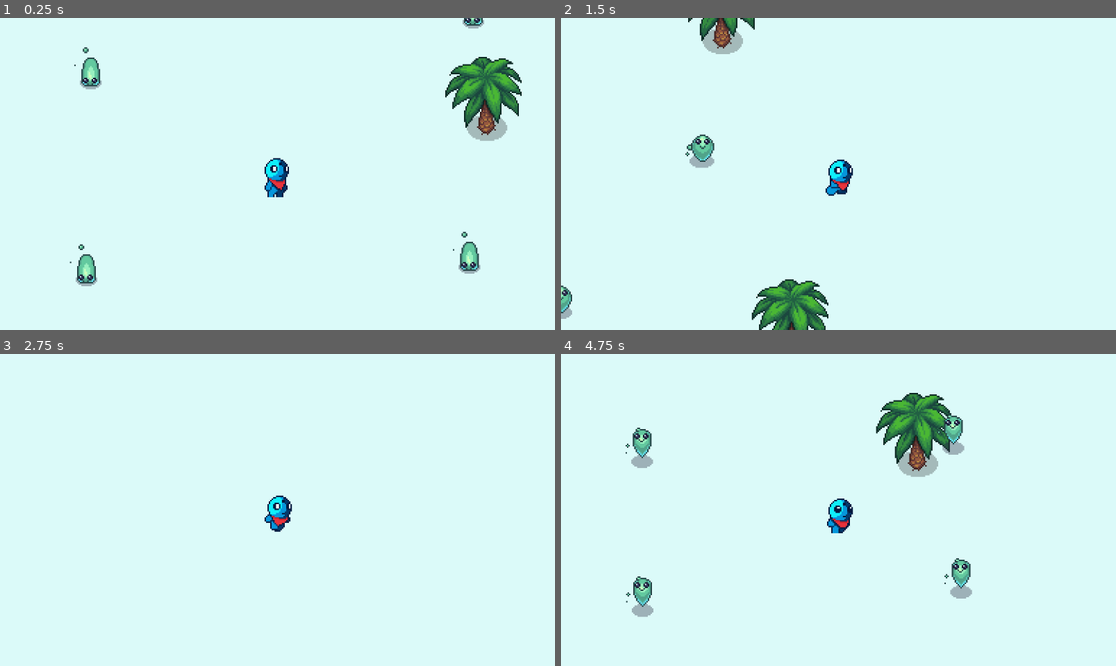
Above: before the commit, frames 1-4 (two rows, left to right).
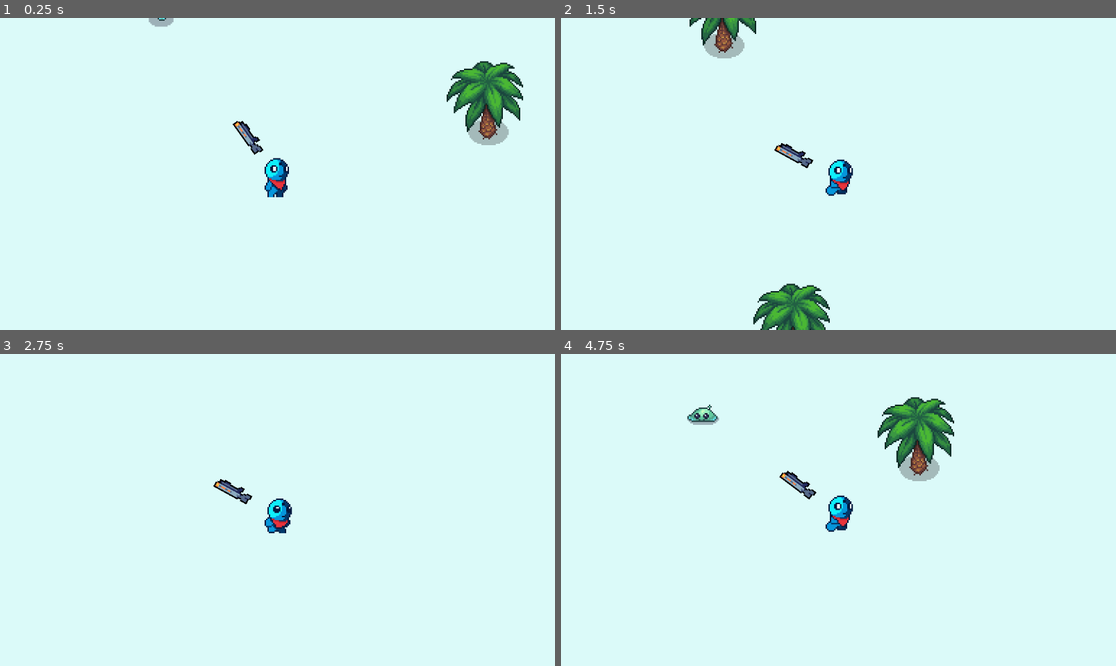
Above: after the commit, the same moments.

Repository: Omarfadalla/Survival-Extreme
Game: Godot game, scene res://Game/game.tscn
The game is run twice, just before and just after one commit, with the same random seed, the same clock (stepped at 60 frames per second) and the same inputs.
Inputs (mouse positions are in pixels of both pictures, inside the frame that each line leads up to):
- Up to frame 1 (0.25 s): no input
- Up to frame 2 (1.5 s): tap Enter at 0.5 s; move the mouse to (960, 158) at 0.52 s; hold D (move_right) 0.53-1.28 s; tap Alt at 0.6 s; click (960, 158) at 0.67 s; move the mouse to (727, 189) at 1.27 s; hold S (move_down) from 1.28 s (still down); tap Shift at 1.35 s
- Up to frame 3 (2.75 s): move the mouse to (333, 441) at 2.02 s; release S (move_down) at 2.03 s; hold D (move_right) from 2.03 s (still down); tap Alt at 2.1 s
- Up to frame 4 (4.75 s): move the mouse to (810, 572) at 2.77 s; release D (move_right) at 2.78 s; hold W (move_up) 2.78-3.53 s; tap Shift at 2.85, 4.35 s; click (810, 572) at 2.92 s; move the mouse to (1005, 556) at 3.52 s; hold Left (move_left) from 3.53 s (still down); tap Alt at 3.6 s; move the mouse to (672, 463) at 4.27 s

The runs differ from the first frame. In frame 1, 3.4% of the frame differs, in the area x 12-95%, y 0-86%; in frame 2, 2.8%; in frame 3, 0.6%; in frame 4, 4.1%, in the area x 11-75%, y 12-85%.

Commit message:
added basic bullets

Diff:
--- a/Game/game.tscn
+++ b/Game/game.tscn
@@ -17,8 +17,6 @@
 offset_bottom = 2223.0
 color = Color(0.85979646, 0.9780063, 0.9750077, 1)
 
-[node name="Player" parent="." unique_id=330361035 instance=ExtResource("1_bk3v5")]
-
 [node name="Trees" type="Node2D" parent="." unique_id=363100277]
 y_sort_enabled = true
 
@@ -35,18 +33,10 @@
 position = Vector2(193, 161)
 
 [node name="Mobs" type="Node2D" parent="." unique_id=1136592354]
+position = Vector2(-8, -4)
 
 [node name="SlimeMob" parent="Mobs" unique_id=773878757 instance=ExtResource("2_7raqb")]
-position = Vector2(-137, 70)
+position = Vector2(-77, -115)
 
-[node name="SlimeMob2" parent="Mobs" unique_id=66850247 instance=ExtResource("2_7raqb")]
-position = Vector2(-134, -71)
-
-[node name="SlimeMob3" parent="Mobs" unique_id=1461635441 instance=ExtResource("2_7raqb")]
-position = Vector2(137, 61)
-
-[node name="SlimeMob4" parent="Mobs" unique_id=946006170 instance=ExtResource("2_7raqb")]
-position = Vector2(23, 176)
-
-[node name="SlimeMob5" parent="Mobs" unique_id=1607432948 instance=ExtResource("2_7raqb")]
-position = Vector2(139, -114)
+[node name="Player" parent="." unique_id=330361035 instance=ExtResource("1_bk3v5")]
+position = Vector2(-1, -3)
--- /dev/null
+++ b/Gun/gun.gd
@@ -0,0 +1,9 @@
+extends Area2D
+
+func _physics_process(delta: float) -> void:
+
+	var enemies_in_range = get_overlapping_bodies()
+	if enemies_in_range.size() > 0:
+		var target_enemy = enemies_in_range.front()
+		look_at(target_enemy.global_position)
+	pass
--- a/Gun/gun.tscn
+++ b/Gun/gun.tscn
@@ -1,11 +1,15 @@
 [gd_scene format=3 uid="uid://dn07q3dmpeihw"]
 
 [ext_resource type="Texture2D" uid="uid://bo100woj5aboj" path="res://Guns Pack/Guns/3_1.png" id="1_n3g7m"]
+[ext_resource type="Script" uid="uid://b6m31axaw42as" path="res://Gun/gun.gd" id="1_yf33g"]
 
 [sub_resource type="CircleShape2D" id="CircleShape2D_yf33g"]
-radius = 64.0
+radius = 206.03883
 
 [node name="Gun" type="Area2D" unique_id=1102430784]
+collision_layer = 0
+collision_mask = 2
+script = ExtResource("1_yf33g")
 
 [node name="CollisionShape2D" type="CollisionShape2D" parent="." unique_id=1213584073]
 shape = SubResource("CircleShape2D_yf33g")
@@ -13,7 +17,7 @@
 [node name="Weapon Pivot" type="Marker2D" parent="." unique_id=121985510]
 
 [node name="Gun" type="Sprite2D" parent="Weapon Pivot" unique_id=982792763]
-position = Vector2(17, 0)
+position = Vector2(37, 0)
 texture = ExtResource("1_n3g7m")
 
 [node name="ShootPoint" type="Marker2D" parent="Weapon Pivot/Gun" unique_id=1966183857]
--- a/Player/player.tscn
+++ b/Player/player.tscn
@@ -1,12 +1,14 @@
 [gd_scene format=3 uid="uid://bgvp4r1wnj7qs"]
 
-[ext_resource type="Texture2D" uid="uid://cqqnntvy56csi" path="res://craftpix-net-622999-free-pixel-art-tiny-hero-sprites/1 Pink_Monster/Pink_Monster_Run_6.png" id="1_4ntmi"]
+[ext_resource type="Texture2D" uid="uid://cxj20mmjerp6v" path="res://Player Pack/1 Pink_Monster/Double_Jump_Dust_5.png" id="1_4ntmi"]
 [ext_resource type="Script" uid="uid://85nikw84yibo" path="res://Player/player.gd" id="1_btcbx"]
-[ext_resource type="Texture2D" uid="uid://bc8y68pkllrbn" path="res://craftpix-net-622999-free-pixel-art-tiny-hero-sprites/3 Dude_Monster/Dude_Monster_Idle_4.png" id="3_gwnis"]
-[ext_resource type="Texture2D" uid="uid://dhwqf20lo2aca" path="res://craftpix-net-622999-free-pixel-art-tiny-hero-sprites/3 Dude_Monster/Dude_Monster_Run_6.png" id="4_k53q1"]
+[ext_resource type="Texture2D" uid="uid://dhwqf20lo2aca" path="res://Player Pack/3 Dude_Monster/Dude_Monster_Run_6.png" id="3_gwnis"]
+[ext_resource type="Texture2D" uid="uid://bc8y68pkllrbn" path="res://Player Pack/3 Dude_Monster/Dude_Monster_Idle_4.png" id="4_k53q1"]
+[ext_resource type="PackedScene" uid="uid://dn07q3dmpeihw" path="res://Gun/gun.tscn" id="5_k53q1"]
 
-[sub_resource type="CircleShape2D" id="CircleShape2D_gwnis"]
-radius = 13.038404
+[sub_resource type="CapsuleShape2D" id="CapsuleShape2D_k53q1"]
+radius = 7.0
+height = 24.0
 
 [sub_resource type="AtlasTexture" id="AtlasTexture_gwnis"]
 atlas = ExtResource("1_4ntmi")
@@ -32,22 +34,6 @@
 atlas = ExtResource("1_4ntmi")
 region = Rect2(160, 0, 32, 32)
 
-[sub_resource type="AtlasTexture" id="AtlasTexture_x3vf3"]
-atlas = ExtResource("3_gwnis")
-region = Rect2(0, 0, 32, 32)
-
-[sub_resource type="AtlasTexture" id="AtlasTexture_apopc"]
-atlas = ExtResource("3_gwnis")
-region = Rect2(32, 0, 32, 32)
-
-[sub_resource type="AtlasTexture" id="AtlasTexture_5htga"]
-atlas = ExtResource("3_gwnis")
-region = Rect2(64, 0, 32, 32)
-
-[sub_resource type="AtlasTexture" id="AtlasTexture_p5o4e"]
-atlas = ExtResource("3_gwnis")
-region = Rect2(96, 0, 32, 32)
-
 [sub_resource type="AtlasTexture" id="AtlasTexture_gu6f8"]
 atlas = ExtResource("4_k53q1")
 region = Rect2(0, 0, 32, 32)
@@ -64,13 +50,21 @@
 atlas = ExtResource("4_k53q1")
 region = Rect2(96, 0, 32, 32)
 
-[sub_resource type="AtlasTexture" id="AtlasTexture_b1ygp"]
-atlas = ExtResource("4_k53q1")
-region = Rect2(128, 0, 32, 32)
+[sub_resource type="AtlasTexture" id="AtlasTexture_x3vf3"]
+atlas = ExtResource("3_gwnis")
+region = Rect2(0, 0, 32, 32)
 
-[sub_resource type="AtlasTexture" id="AtlasTexture_o28un"]
-atlas = ExtResource("4_k53q1")
-region = Rect2(160, 0, 32, 32)
+[sub_resource type="AtlasTexture" id="AtlasTexture_apopc"]
+atlas = ExtResource("3_gwnis")
+region = Rect2(32, 0, 32, 32)
+
+[sub_resource type="AtlasTexture" id="AtlasTexture_5htga"]
+atlas = ExtResource("3_gwnis")
+region = Rect2(64, 0, 32, 32)
+
+[sub_resource type="AtlasTexture" id="AtlasTexture_p5o4e"]
+atlas = ExtResource("3_gwnis")
+region = Rect2(96, 0, 32, 32)
 
 [sub_resource type="SpriteFrames" id="SpriteFrames_lfmf2"]
 animations = [{
@@ -99,6 +93,23 @@
 }, {
 "frames": [{
 "duration": 1.0,
+"texture": SubResource("AtlasTexture_gu6f8")
+}, {
+"duration": 1.0,
+"texture": SubResource("AtlasTexture_dkpta")
+}, {
+"duration": 1.0,
+"texture": SubResource("AtlasTexture_lfmf2")
+}, {
+"duration": 1.0,
+"texture": SubResource("AtlasTexture_pisgm")
+}],
+"loop": true,
+"name": &"idle",
+"speed": 7.0
+}, {
+"frames": [{
+"duration": 1.0,
 "texture": SubResource("AtlasTexture_x3vf3")
 }, {
 "duration": 1.0,
@@ -111,44 +122,25 @@
 "texture": SubResource("AtlasTexture_p5o4e")
 }],
 "loop": true,
-"name": &"idle",
+"name": &"walk",
 "speed": 5.0
-}, {
-"frames": [{
-"duration": 1.0,
-"texture": SubResource("AtlasTexture_gu6f8")
-}, {
-"duration": 1.0,
-"texture": SubResource("AtlasTexture_dkpta")
-}, {
-"duration": 1.0,
-"texture": SubResource("AtlasTexture_lfmf2")
-}, {
-"duration": 1.0,
-"texture": SubResource("AtlasTexture_pisgm")
-}, {
-"duration": 1.0,
-"texture": SubResource("AtlasTexture_b1ygp")
-}, {
-"duration": 1.0,
-"texture": SubResource("AtlasTexture_o28un")
-}],
-"loop": true,
-"name": &"walk",
-"speed": 7.0
 }]
 
 [node name="Player" type="CharacterBody2D" unique_id=330361035]
+safe_margin = 1.0
 script = ExtResource("1_btcbx")
 
+[node name="Gun" parent="." unique_id=1102430784 instance=ExtResource("5_k53q1")]
+position = Vector2(2, 4)
+
 [node name="CollisionShape2D" type="CollisionShape2D" parent="." unique_id=1054598013]
-position = Vector2(1, 4)
-shape = SubResource("CircleShape2D_gwnis")
+position = Vector2(1, 3)
+shape = SubResource("CapsuleShape2D_k53q1")
 
 [node name="AnimatedSprite2D" type="AnimatedSprite2D" parent="." unique_id=1143355259]
 sprite_frames = SubResource("SpriteFrames_lfmf2")
 animation = &"walk"
-frame_progress = 0.72983414
+frame_progress = 0.9132207
 
 [node name="Camera2D" type="Camera2D" parent="." unique_id=1060381839]
 zoom = Vector2(3, 3)
--- /dev/null
+++ b/bullet.gd
@@ -0,0 +1,9 @@
+extends Area2D
+
+
+func _physics_process(delta: float) -> void:
+
+	var direction  = Vector2.RIGHT.rotated(rotation)
+	position += direction * 1200 * delta
+
+	pass
--- /dev/null
+++ b/bullet/bullet.tscn
@@ -0,0 +1,21 @@
+[gd_scene format=3 uid="uid://fixn6w5qgum8"]
+
+[ext_resource type="Script" uid="uid://cb8272wuuf6ja" path="res://bullet.gd" id="1_6wip1"]
+[ext_resource type="Texture2D" uid="uid://ccl4aih0aiu0c" path="res://Guns Pack/Bullets/7.png" id="2_0qjqd"]
+
+[sub_resource type="RectangleShape2D" id="RectangleShape2D_xvnxm"]
+size = Vector2(16, 10)
+
+[node name="bullet" type="Area2D" unique_id=252326326]
+collision_layer = 0
+collision_mask = 3
+script = ExtResource("1_6wip1")
+
+[node name="CollisionShape2D" type="CollisionShape2D" parent="." unique_id=1874246156]
+position = Vector2(0, 1)
+shape = SubResource("RectangleShape2D_xvnxm")
+
+[node name="Projectile" type="Sprite2D" parent="." unique_id=190981090]
+position = Vector2(-4.7683716e-07, 0.9999999)
+scale = Vector2(4.062501, 3.2083333)
+texture = ExtResource("2_0qjqd")
--- a/mobs/slime_mob.tscn
+++ b/mobs/slime_mob.tscn
@@ -1,159 +1,83 @@
 [gd_scene format=3 uid="uid://jor3sqptid6n"]
 
 [ext_resource type="Script" uid="uid://dsf5bvbc7pbju" path="res://slime_mob.gd" id="1_woyny"]
-[ext_resource type="Texture2D" uid="uid://dflq7kwu5qbe7" path="res://craftpix-net-788364-free-slime-mobs-pixel-art-top-down-sprite-pack/PNG/Slime1/With_shadow/Slime1_Hurt_with_shadow.png" id="2_3ikcr"]
-[ext_resource type="Texture2D" uid="uid://cxvijw3ohym3w" path="res://craftpix-net-788364-free-slime-mobs-pixel-art-top-down-sprite-pack/PNG/Slime1/With_shadow/Slime1_Idle_with_shadow.png" id="3_1q77l"]
-[ext_resource type="Texture2D" uid="uid://bvw521glbr3nh" path="res://craftpix-net-788364-free-slime-mobs-pixel-art-top-down-sprite-pack/PNG/Slime1/With_shadow/Slime1_Run_with_shadow.png" id="4_os2n2"]
+[ext_resource type="Texture2D" uid="uid://dflq7kwu5qbe7" path="res://Slimes Pack/PNG/Slime1/With_shadow/Slime1_Hurt_with_shadow.png" id="2_woyny"]
+[ext_resource type="Texture2D" uid="uid://cxvijw3ohym3w" path="res://Slimes Pack/PNG/Slime1/With_shadow/Slime1_Idle_with_shadow.png" id="3_3ikcr"]
+[ext_resource type="Texture2D" uid="uid://bvw521glbr3nh" path="res://Slimes Pack/PNG/Slime1/With_shadow/Slime1_Run_with_shadow.png" id="4_woyny"]
 
 [sub_resource type="CircleShape2D" id="CircleShape2D_fsqph"]
-radius = 8.0
+radius = 12.0
 
 [sub_resource type="AtlasTexture" id="AtlasTexture_iv3hr"]
-atlas = ExtResource("2_3ikcr")
+atlas = ExtResource("2_woyny")
+region = Rect2(0, 0, 80, 64)
+
+[sub_resource type="AtlasTexture" id="AtlasTexture_fllxl"]
+atlas = ExtResource("2_woyny")
+region = Rect2(80, 0, 80, 64)
+
+[sub_resource type="AtlasTexture" id="AtlasTexture_msksw"]
+atlas = ExtResource("2_woyny")
+region = Rect2(160, 0, 80, 64)
+
+[sub_resource type="AtlasTexture" id="AtlasTexture_63opr"]
+atlas = ExtResource("2_woyny")
+region = Rect2(240, 0, 80, 64)
+
+[sub_resource type="AtlasTexture" id="AtlasTexture_6ulrb"]
+atlas = ExtResource("3_3ikcr")
 region = Rect2(0, 0, 64, 64)
 
-[sub_resource type="AtlasTexture" id="AtlasTexture_fllxl"]
-atlas = ExtResource("2_3ikcr")
+[sub_resource type="AtlasTexture" id="AtlasTexture_0tdje"]
+atlas = ExtResource("3_3ikcr")
 region = Rect2(64, 0, 64, 64)
 
-[sub_resource type="AtlasTexture" id="AtlasTexture_msksw"]
-atlas = ExtResource("2_3ikcr")
+[sub_resource type="AtlasTexture" id="AtlasTexture_bwa70"]
+atlas = ExtResource("3_3ikcr")
 region = Rect2(128, 0, 64, 64)
 
-[sub_resource type="AtlasTexture" id="AtlasTexture_63opr"]
-atlas = ExtResource("2_3ikcr")
+[sub_resource type="AtlasTexture" id="AtlasTexture_k7ihm"]
+atlas = ExtResource("3_3ikcr")
 region = Rect2(192, 0, 64, 64)
 
-[sub_resource type="AtlasTexture" id="AtlasTexture_6ulrb"]
-atlas = ExtResource("2_3ikcr")
+[sub_resource type="AtlasTexture" id="AtlasTexture_ldmdl"]
+atlas = ExtResource("3_3ikcr")
 region = Rect2(256, 0, 64, 64)
 
-[sub_resource type="AtlasTexture" id="AtlasTexture_0tdje"]
-atlas = ExtResource("3_1q77l")
+[sub_resource type="AtlasTexture" id="AtlasTexture_63hnk"]
+atlas = ExtResource("3_3ikcr")
+region = Rect2(320, 0, 64, 64)
+
+[sub_resource type="AtlasTexture" id="AtlasTexture_3ikcr"]
+atlas = ExtResource("4_woyny")
 region = Rect2(0, 0, 64, 64)
 
-[sub_resource type="AtlasTexture" id="AtlasTexture_bwa70"]
-atlas = ExtResource("3_1q77l")
+[sub_resource type="AtlasTexture" id="AtlasTexture_1q77l"]
+atlas = ExtResource("4_woyny")
 region = Rect2(64, 0, 64, 64)
 
-[sub_resource type="AtlasTexture" id="AtlasTexture_k7ihm"]
-atlas = ExtResource("3_1q77l")
+[sub_resource type="AtlasTexture" id="AtlasTexture_os2n2"]
+atlas = ExtResource("4_woyny")
 region = Rect2(128, 0, 64, 64)
 
-[sub_resource type="AtlasTexture" id="AtlasTexture_ldmdl"]
-atlas = ExtResource("3_1q77l")
+[sub_resource type="AtlasTexture" id="AtlasTexture_fsqph"]
+atlas = ExtResource("4_woyny")
 region = Rect2(192, 0, 64, 64)
 
-[sub_resource type="AtlasTexture" id="AtlasTexture_63hnk"]
-atlas = ExtResource("3_1q77l")
+[sub_resource type="AtlasTexture" id="AtlasTexture_000lt"]
+atlas = ExtResource("4_woyny")
 region = Rect2(256, 0, 64, 64)
 
-[sub_resource type="AtlasTexture" id="AtlasTexture_p3d3w"]
-atlas = ExtResource("3_1q77l")
+[sub_resource type="AtlasTexture" id="AtlasTexture_eiobt"]
+atlas = ExtResource("4_woyny")
 region = Rect2(320, 0, 64, 64)
 
-[sub_resource type="AtlasTexture" id="AtlasTexture_ydftq"]
-atlas = ExtResource("3_1q77l")
-region = Rect2(0, 64, 64, 64)
-
-[sub_resource type="AtlasTexture" id="AtlasTexture_08w0j"]
-atlas = ExtResource("3_1q77l")
-region = Rect2(64, 64, 64, 64)
-
-[sub_resource type="AtlasTexture" id="AtlasTexture_1pslk"]
-atlas = ExtResource("3_1q77l")
-region = Rect2(128, 64, 64, 64)
-
-[sub_resource type="AtlasTexture" id="AtlasTexture_gfdsn"]
-atlas = ExtResource("3_1q77l")
-region = Rect2(192, 64, 64, 64)
-
-[sub_resource type="AtlasTexture" id="AtlasTexture_h3drq"]
-atlas = ExtResource("3_1q77l")
-region = Rect2(256, 64, 64, 64)
-
-[sub_resource type="AtlasTexture" id="AtlasTexture_ug5gg"]
-atlas = ExtResource("3_1q77l")
-region = Rect2(320, 64, 64, 64)
-
-[sub_resource type="AtlasTexture" id="AtlasTexture_ps42q"]
-atlas = ExtResource("3_1q77l")
-region = Rect2(0, 128, 64, 64)
-
-[sub_resource type="AtlasTexture" id="AtlasTexture_ra6be"]
-atlas = ExtResource("3_1q77l")
-region = Rect2(64, 128, 64, 64)
-
-[sub_resource type="AtlasTexture" id="AtlasTexture_ye674"]
-atlas = ExtResource("3_1q77l")
-region = Rect2(128, 128, 64, 64)
-
-[sub_resource type="AtlasTexture" id="AtlasTexture_hdgs2"]
-atlas = ExtResource("3_1q77l")
-region = Rect2(192, 128, 64, 64)
-
-[sub_resource type="AtlasTexture" id="AtlasTexture_fxec4"]
-atlas = ExtResource("3_1q77l")
-region = Rect2(256, 128, 64, 64)
-
-[sub_resource type="AtlasTexture" id="AtlasTexture_pjtfw"]
-atlas = ExtResource("3_1q77l")
-region = Rect2(320, 128, 64, 64)
-
-[sub_resource type="AtlasTexture" id="AtlasTexture_s5eje"]
-atlas = ExtResource("3_1q77l")
-region = Rect2(0, 192, 64, 64)
-
-[sub_resource type="AtlasTexture" id="AtlasTexture_7twys"]
-atlas = ExtResource("3_1q77l")
-region = Rect2(64, 192, 64, 64)
-
-[sub_resource type="AtlasTexture" id="AtlasTexture_fc3ns"]
-atlas = ExtResource("3_1q77l")
-region = Rect2(128, 192, 64, 64)
-
-[sub_resource type="AtlasTexture" id="AtlasTexture_4x7te"]
-atlas = ExtResource("3_1q77l")
-region = Rect2(192, 192, 64, 64)
-
-[sub_resource type="AtlasTexture" id="AtlasTexture_o1u5n"]
-atlas = ExtResource("3_1q77l")
-region = Rect2(256, 192, 64, 64)
-
-[sub_resource type="AtlasTexture" id="AtlasTexture_4b3rp"]
-atlas = ExtResource("3_1q77l")
-region = Rect2(320, 192, 64, 64)
-
-[sub_resource type="AtlasTexture" id="AtlasTexture_000lt"]
-atlas = ExtResource("4_os2n2")
-region = Rect2(0, 0, 64, 64)
-
-[sub_resource type="AtlasTexture" id="AtlasTexture_eiobt"]
-atlas = ExtResource("4_os2n2")
-region = Rect2(64, 0, 64, 64)
-
 [sub_resource type="AtlasTexture" id="AtlasTexture_mmqx5"]
-atlas = ExtResource("4_os2n2")
-region = Rect2(128, 0, 64, 64)
+atlas = ExtResource("4_woyny")
+region = Rect2(384, 0, 64, 64)
 
 [sub_resource type="AtlasTexture" id="AtlasTexture_2qkef"]
-atlas = ExtResource("4_os2n2")
-region = Rect2(192, 0, 64, 64)
-
-[sub_resource type="AtlasTexture" id="AtlasTexture_6aqj7"]
-atlas = ExtResource("4_os2n2")
-region = Rect2(256, 0, 64, 64)
-
-[sub_resource type="AtlasTexture" id="AtlasTexture_hnsck"]
-atlas = ExtResource("4_os2n2")
-region = Rect2(320, 0, 64, 64)
-
-[sub_resource type="AtlasTexture" id="AtlasTexture_1hp8s"]
-atlas = ExtResource("4_os2n2")
-region = Rect2(384, 0, 64, 64)
-
-[sub_resource type="AtlasTexture" id="AtlasTexture_7hsvn"]
-atlas = ExtResource("4_os2n2")
+atlas = ExtResource("4_woyny")
 region = Rect2(448, 0, 64, 64)
 
 [sub_resource type="SpriteFrames" id="SpriteFrames_sx16w"]
@@ -170,15 +94,15 @@
 }, {
 "duration": 1.0,
 "texture": SubResource("AtlasTexture_63opr")
-}, {
-"duration": 1.0,
-"texture": SubResource("AtlasTexture_6ulrb")
 }],
 "loop": true,
 "name": &"hurt",
 "speed": 5.0
 }, {
 "frames": [{
+"duration": 1.0,
+"texture": SubResource("AtlasTexture_6ulrb")
+}, {
 "duration": 1.0,
 "texture": SubResource("AtlasTexture_0tdje")
 }, {
@@ -193,69 +117,24 @@
 }, {
 "duration": 1.0,
 "texture": SubResource("AtlasTexture_63hnk")
-}, {
-"duration": 1.0,
-"texture": SubResource("AtlasTexture_p3d3w")
-}, {
-"duration": 1.0,
-"texture": SubResource("AtlasTexture_ydftq")
-}, {
-"duration": 1.0,
-"texture": SubResource("AtlasTexture_08w0j")
-}, {
-"duration": 1.0,
-"texture": SubResource("AtlasTexture_1pslk")
-}, {
-"duration": 1.0,
-"texture": SubResource("AtlasTexture_gfdsn")
-}, {
-"duration": 1.0,
-"texture": SubResource("AtlasTexture_h3drq")
-}, {
-"duration": 1.0,
-"texture": SubResource("AtlasTexture_ug5gg")
-}, {
-"duration": 1.0,
-"texture": SubResource("AtlasTexture_ps42q")
-}, {
-"duration": 1.0,
-"texture": SubResource("AtlasTexture_ra6be")
-}, {
-"duration": 1.0,
-"texture": SubResource("AtlasTexture_ye674")
-}, {
-"duration": 1.0,
-"texture": SubResource("AtlasTexture_hdgs2")
-}, {
-"duration": 1.0,
-"texture": SubResource("AtlasTexture_fxec4")
-}, {
-"duration": 1.0,
-"texture": SubResource("AtlasTexture_pjtfw")
-}, {
-"duration": 1.0,
-"texture": SubResource("AtlasTexture_s5eje")
-}, {
-"duration": 1.0,
-"texture": SubResource("AtlasTexture_7twys")
-}, {
-"duration": 1.0,
-"texture": SubResource("AtlasTexture_fc3ns")
-}, {
-"duration": 1.0,
-"texture": SubResource("AtlasTexture_4x7te")
-}, {
-"duration": 1.0,
-"texture": SubResource("AtlasTexture_o1u5n")
-}, {
-"duration": 1.0,
-"texture": SubResource("AtlasTexture_4b3rp")
 }],
 "loop": true,
 "name": &"idle",
 "speed": 5.0
 }, {
 "frames": [{
+"duration": 1.0,
+"texture": SubResource("AtlasTexture_3ikcr")
+}, {
+"duration": 1.0,
+"texture": SubResource("AtlasTexture_1q77l")
+}, {
+"duration": 1.0,
+"texture": SubResource("AtlasTexture_os2n2")
+}, {
+"duration": 1.0,
+"texture": SubResource("AtlasTexture_fsqph")
+}, {
 "duration": 1.0,
 "texture": SubResource("AtlasTexture_000lt")
 }, {
@@ -267,18 +146,6 @@
 }, {
 "duration": 1.0,
 "texture": SubResource("AtlasTexture_2qkef")
-}, {
-"duration": 1.0,
-"texture": SubResource("AtlasTexture_6aqj7")
-}, {
-"duration": 1.0,
-"texture": SubResource("AtlasTexture_hnsck")
-}, {
-"duration": 1.0,
-"texture": SubResource("AtlasTexture_1hp8s")
-}, {
-"duration": 1.0,
-"texture": SubResource("AtlasTexture_7hsvn")
 }],
 "loop": true,
 "name": &"walk",
@@ -286,6 +153,8 @@
 }]
 
 [node name="SlimeMob" type="CharacterBody2D" unique_id=773878757]
+collision_layer = 2
+collision_mask = 3
 script = ExtResource("1_woyny")
 
 [node name="CollisionShape2D" type="CollisionShape2D" parent="." unique_id=229379401]
@@ -294,6 +163,4 @@
 
 [node name="AnimatedSprite2D" type="AnimatedSprite2D" parent="." unique_id=2083175588]
 sprite_frames = SubResource("SpriteFrames_sx16w")
-animation = &"walk"
-frame = 2
-frame_progress = 0.4103452
+animation = &"idle"
Not shown, added: Gun/gun.gd.uid
Not shown, added: bullet.gd.uid
